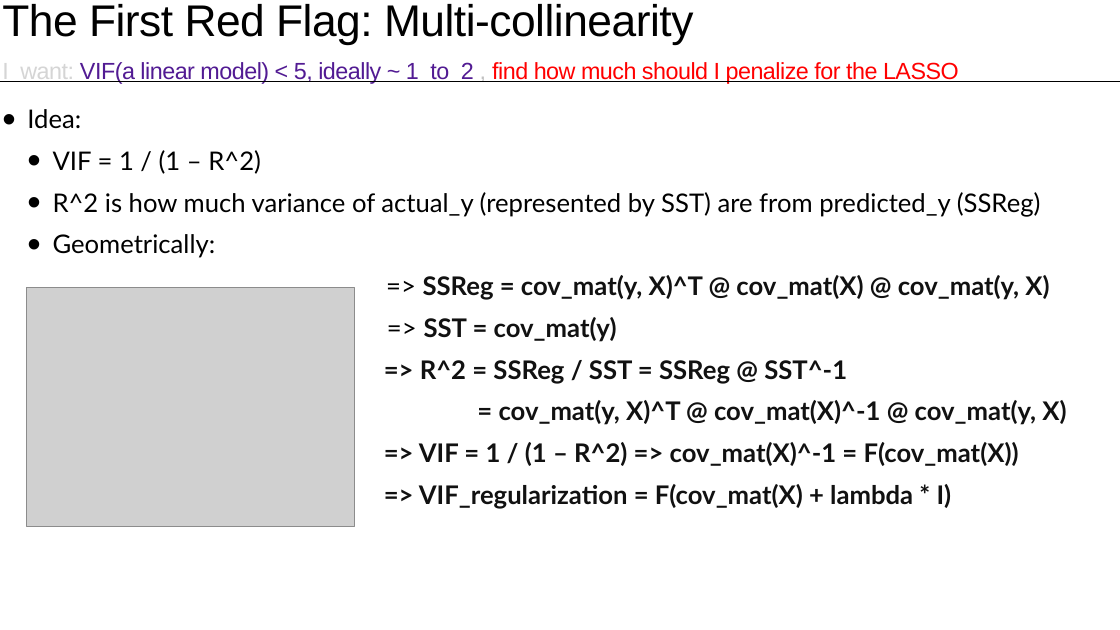
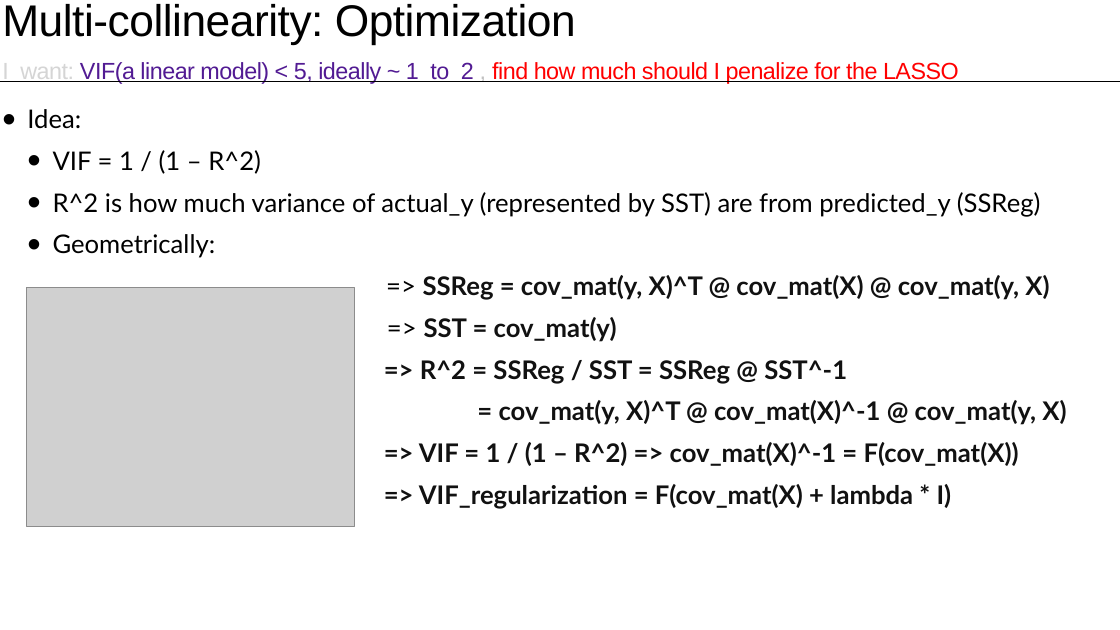
Before and after one commit to Renaxis-Math/math189bigdata, a slide deck: slide 10 of MATH189_Midterm_HoangChu.pptx. Drawn at 1120x630 pixels with LibreOffice and Linux fonts; fonts in the diff are those of the drawing; grey boxes stand for pictures. Boxes give left, top, right and bottom in pixels: in the first picture for what was removed or moved away, otherwise in the second. Text is boxed around its words. In the diff, an @@ line names an element or a change of style, - is before the commit and + after.

```diff
--- a/MATH189_Midterm_HoangChu.pptx
+++ b/MATH189_Midterm_HoangChu.pptx
@@ title at bbox=[2, 4, 959, 84]: text changed @@
-The First Red Flag: Multi-collinearity
-I want: VIF(a linear model) < 5, ideally ~ 1 to 2 , find how much should I penalize for the LASSO
+Multi-collinearity: Optimization
+I want: VIF(a linear model) < 5, ideally ~ 1 to 2 , find how much should I penalize for the LASSO
```
Also in this commit, not shown: 3 other slides changed.
